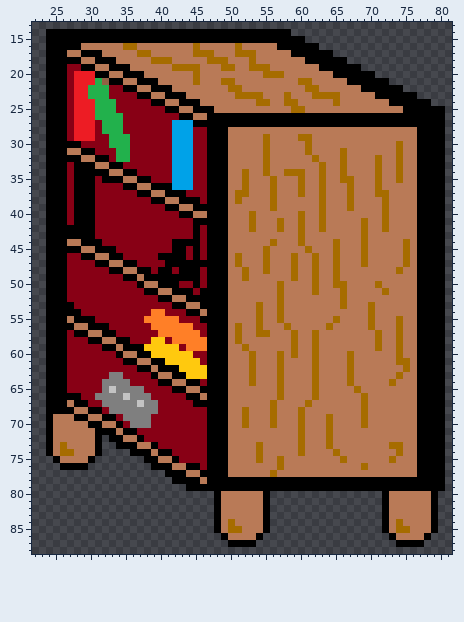
One commit to this sprite sheet: Assets/Bookcase.png. The first picture shows the starting point.
The file is 96x96 pixels. Shown: x 22..81, y 13..88.
The result:
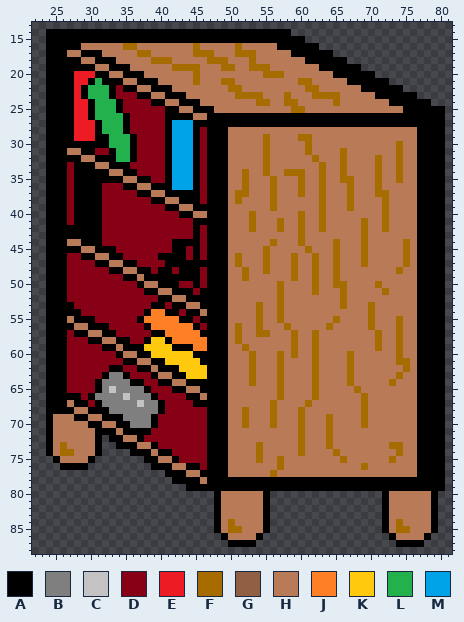
Palette (. is transparent): A #000000  B #7f7f7f  C #c3c3c3  D #880015  E #ed1c24  F #a66c00  G #916044  H #b97a57  J #ff7f27  K #ffc90e  L #22b14c  M #00a2e8
Message: Added black outlines to bookcase contents
Changes in this commit:
The edit turns colour D into colour A in row 19 at x 27 to 28; in rows 20 to 21 at x 27; in rows 22 to 23 at x 27 and 33; in rows 24 to 25 at x 27 and 34; in row 26 at x 27, 35 and 41 to 42; in row 27 at x 27, 31, 35 and 41.
The edit turns colour D into colour A in row 28 at x 27, 31, 35, 41 and 45; in row 29 at x 27, 31 to 32, 36, 41 and 45; in row 30 at x 29 to 32, 36, 41 and 45; in rows 31 to 32 at x 33, 36, 41 and 45; in row 33 at x 35, 41 and 45; in row 34 at x 41 and 45.
The edit turns colour D into colour A in row 35 at x 31, 41 and 45; in row 36 at x 31 and 45; in row 37 at x 31 and 44 to 45; in rows 38 to 43 at x 31; in row 53 at x 39 to 40; in row 54 at x 38 and 41 to 42.
The edit turns colour D into colour A in row 55 at x 37 and 43 to 44; in row 56 at x 38 and 45; in row 57 at x 39 and 46; in row 58 at x 38 and 41; in row 59 at x 43; in row 60 at x 45 to 46.
The edit turns colour D into colour A in row 61 at x 46; in row 62 at x 33 to 34; in row 63 at x 32 and 35; in row 64 at x 31, 36 to 37 and 46; in row 65 at x 31 and 38; in row 66 at x 30 and 39.
The edit turns colour D into colour A in row 67 at x 31 and 40; in row 68 at x 32 and 40; in row 69 at x 34 and 39; in row 70 at x 35 and 39; in row 71 at x 37 to 38.
The edit turns colour E into colour A in row 21 at x 30; in rows 22 to 23 at x 29; in rows 24 to 26 at x 30.
The edit turns colour G into colour A in row 21 at x 32.
The edit turns colour J into colour A in row 57 at x 40; in row 59 at x 44.
The edit turns colour K into colour A in row 59 at x 42.
